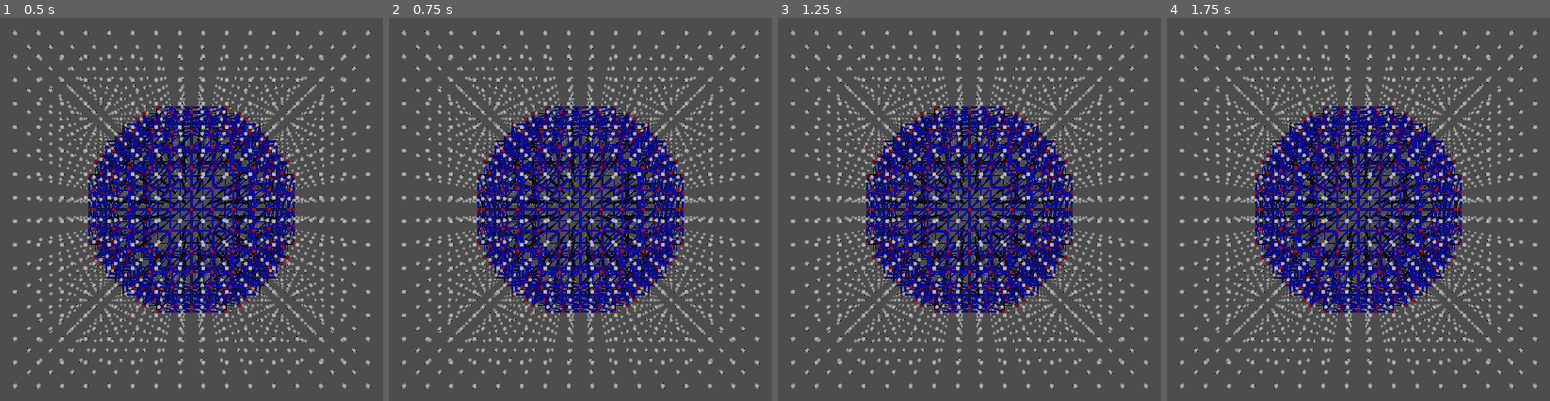
Above: before the commit, frames 1-4 (left to right).
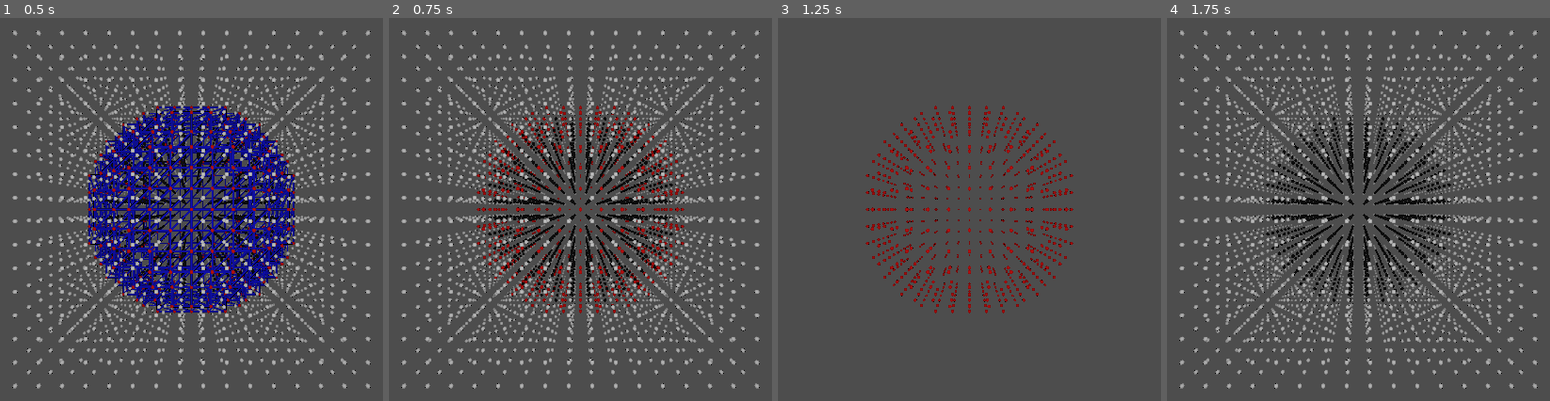
Above: after the commit, the same moments.

Repository: PierreBeur/naive-surface-nets-3d
Game: Godot game, scene res://scenes/main.tscn
The game is run twice, just before and just after one commit, with the same random seed, the same clock (stepped at 60 frames per second) and the same inputs.
Inputs (mouse positions are in pixels of both pictures, inside the frame that each line leads up to):
- Up to frame 1 (0.5 s): no input
- Up to frame 2 (0.75 s): tap Enter at 0.5 s; move the mouse to (745, 186) at 0.52 s; hold 3 (toggle_show_edges) from 0.53 s (still down); click (745, 186) at 0.67 s
- Up to frame 3 (1.25 s): keep holding 3 (toggle_show_edges); tap 1 (toggle_show_grid_points) at 0.8 s
- Up to frame 4 (1.75 s): tap Space at 1.25 s; move the mouse to (1209, 232) at 1.27 s; release 3 (toggle_show_edges) at 1.28 s; tap 1 (toggle_show_grid_points) at 1.35 s; click (1209, 232) at 1.42 s; tap 2 (toggle_show_vertices) at 1.55 s

Frame 1 is identical in both runs. In frame 2, 13% of the frame differs, in the area x 23-77%, y 23-77%; in frame 3, 27%, in the area x 3-97%, y 3-97%; in frame 4, 15%.

Commit message:
Update main.gd

Diff:
--- a/scripts/main.gd
+++ b/scripts/main.gd
@@ -20,11 +20,11 @@
 var vertex_color := Color.RED
 var edge_color := Color.BLUE
 
-@export var show_grid_points := true
-@export var show_vertices := true
-@export var show_edges := true
-
-var scroll_step := cell_size / 5.0
+var show_grid_points := true
+var show_vertices := true
+var show_edges := true
+
+var zoom_step := cell_size / 5.0
 
 
 # Node paths
@@ -137,12 +137,19 @@
 			var rel := (event as InputEventMouseMotion).relative
 			var rotation_delta := Vector3(-rel.y, -rel.x, 0.0)
 			camera_orbit_center.rotation += rotation_delta * mouse_sensitivity
-	if event is InputEventMouseButton:
-		if event.is_pressed():
-			if event.button_index == MOUSE_BUTTON_WHEEL_UP:
-				camera.position.z -= scroll_step
-			if event.button_index == MOUSE_BUTTON_WHEEL_DOWN:
-				camera.position.z += scroll_step
+	if event.is_action_pressed("zoom_in"):
+		camera.position.z -= zoom_step
+	if event.is_action_pressed("zoom_out"):
+		camera.position.z += zoom_step
+	if event.is_action_pressed("toggle_show_grid_points"):
+		show_grid_points = !show_grid_points
+		draw()
+	if event.is_action_pressed("toggle_show_vertices"):
+		show_vertices = !show_vertices
+		draw()
+	if event.is_action_pressed("toggle_show_edges"):
+		show_edges = !show_edges
+		draw()
 
 
 # Draws grid points, vertices, and edges
